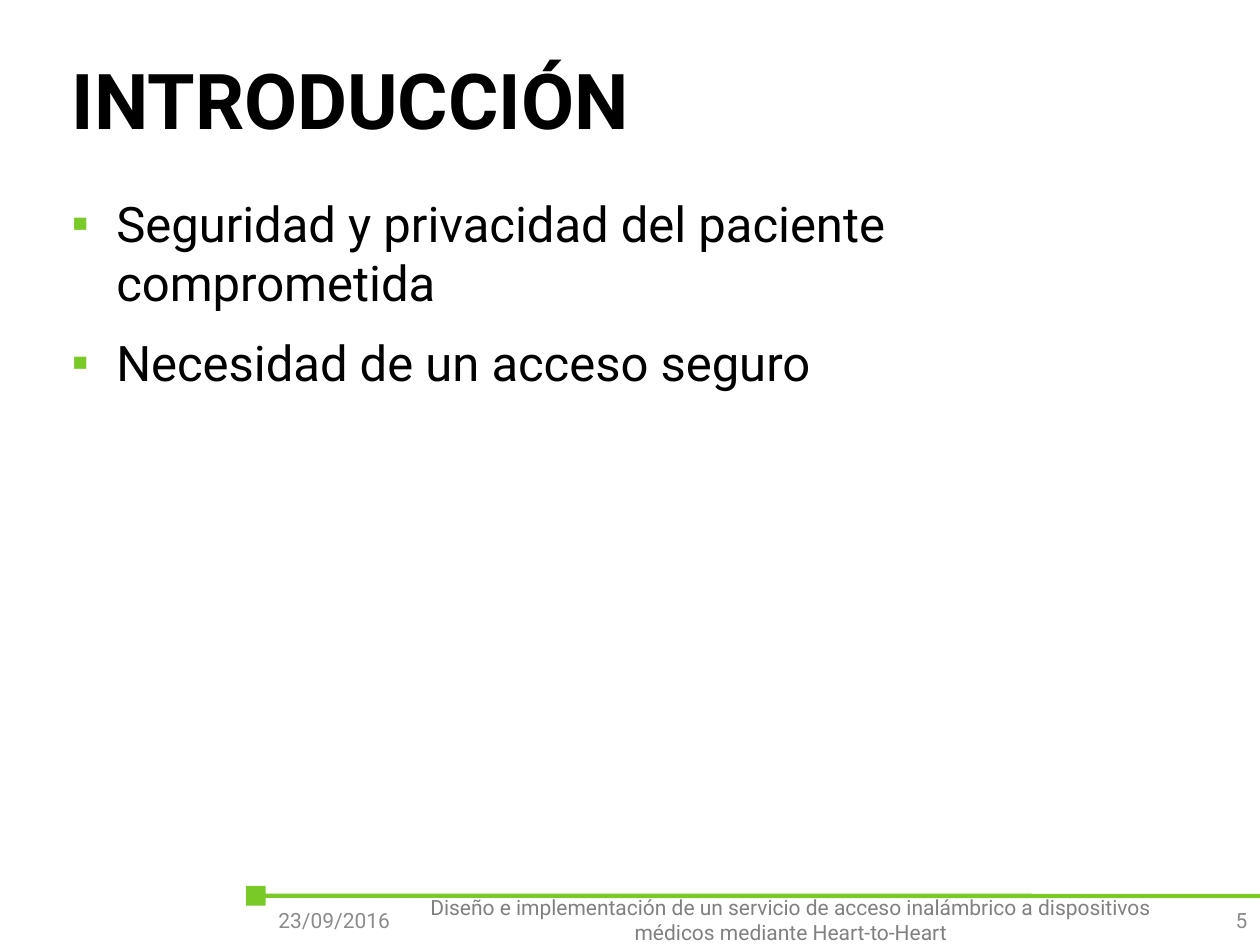
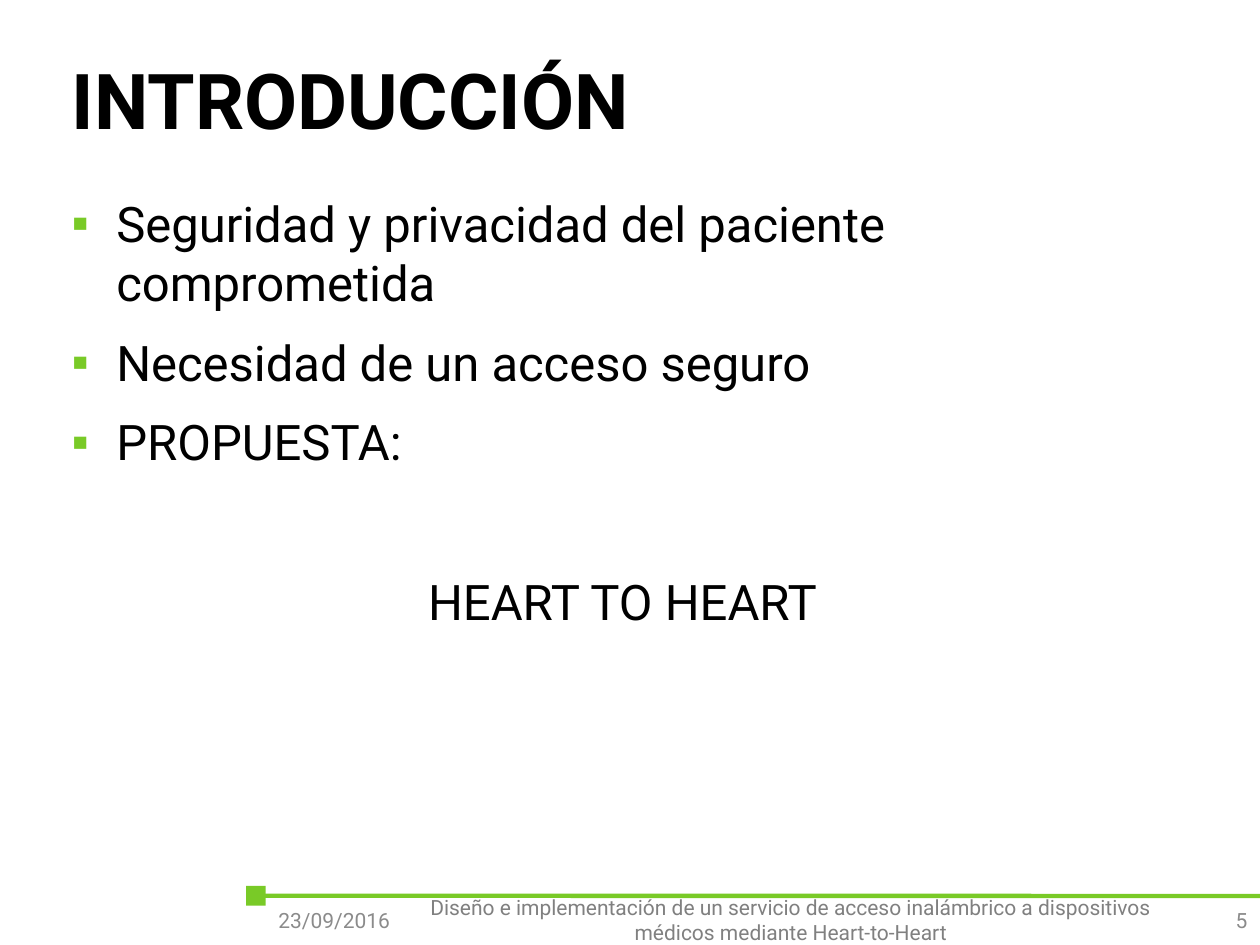
Before and after one commit to outsidersdelaelectronica/tiic-2015, a slide deck: slide 5 of doc/Tomas/presentacion/Diseño e implementación de un servicio de acceso inalámbrico a dispositivos médicos mediante Heart-to-Heart.pptx. Drawn at 1260x945 pixels with LibreOffice and Linux fonts; fonts in the diff are those of the drawing; background and template pictures are left out. Boxes give left, top, right and bottom in pixels: in the first picture for what was removed or moved away, otherwise in the second. Text is boxed around its words. In the diff, an @@ line names an element or a change of style, - is before the commit and + after.

```diff
--- a/doc/Tomas/presentacion/Diseño e implementación de un servicio de acceso inalámbrico a dispositivos médicos mediante Heart-to-Heart.pptx
+++ b/doc/Tomas/presentacion/Diseño e implementación de un servicio de acceso inalámbrico a dispositivos médicos mediante Heart-to-Heart.pptx
@@ text at box(116, 424, 817, 621): paragraphs added @@
+▪ PROPUESTA:
+HEART TO HEART
```
Also in this commit, not shown: 4 slides added, 13 other files.
